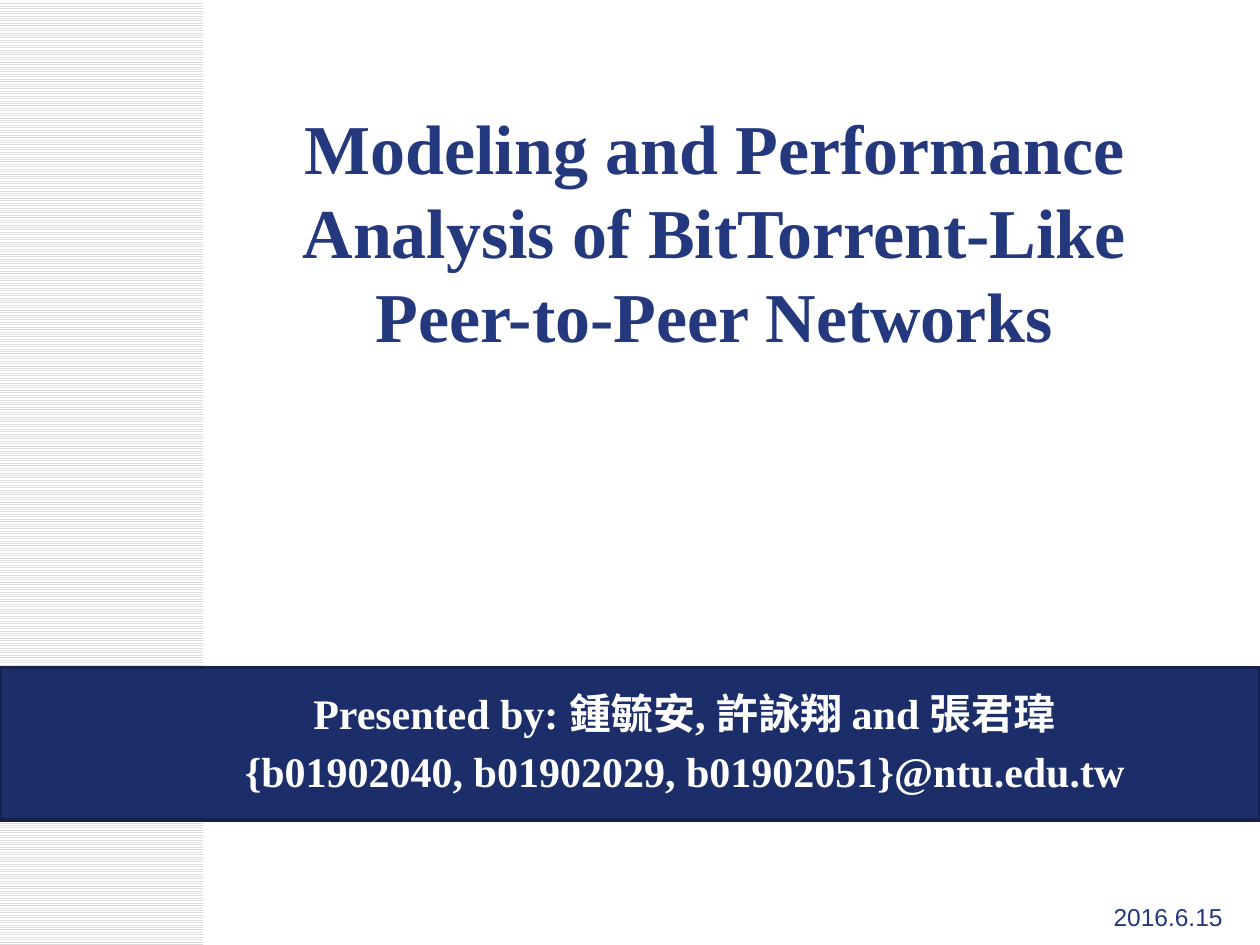
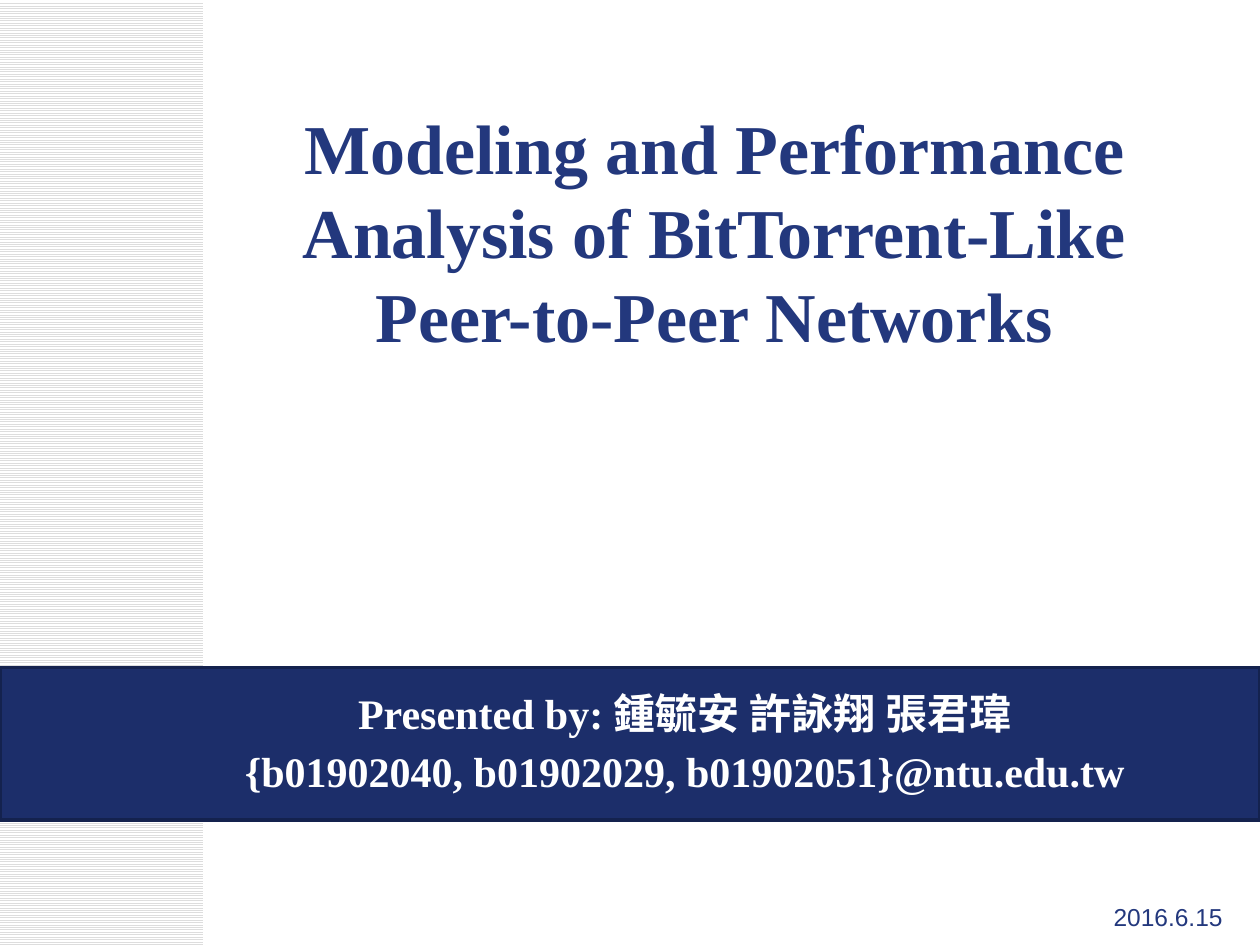
Before and after one commit to iamyuanchung/PE_104_2, a slide deck: slide 1 of final/BT-like-peer2peer.pptx. Drawn at 1260x945 pixels with LibreOffice and Linux fonts; fonts in the diff are those of the drawing. Boxes give left, top, right and bottom in pixels: in the first picture for what was removed or moved away, otherwise in the second. Text is boxed around its words. In the diff, an @@ line names an element or a change of style, - is before the commit and + after.

```diff
--- a/final/BT-like-peer2peer.pptx
+++ b/final/BT-like-peer2peer.pptx
@@ subtitle at (358,693,1011,738): text changed @@
-Presented by: 鍾毓安, 許詠翔 and 張君瑋
+Presented by: 鍾毓安 許詠翔 張君瑋
```
Also in this commit, not shown: 3 other slides changed, 6 slides added, 1 slide removed.
